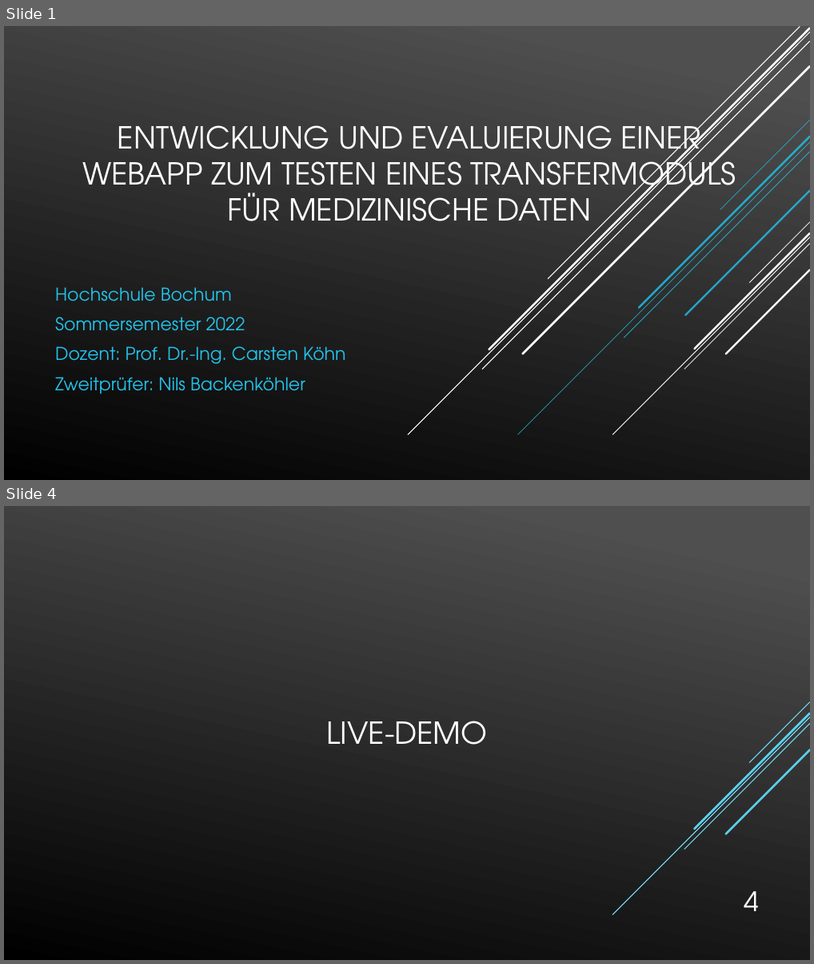
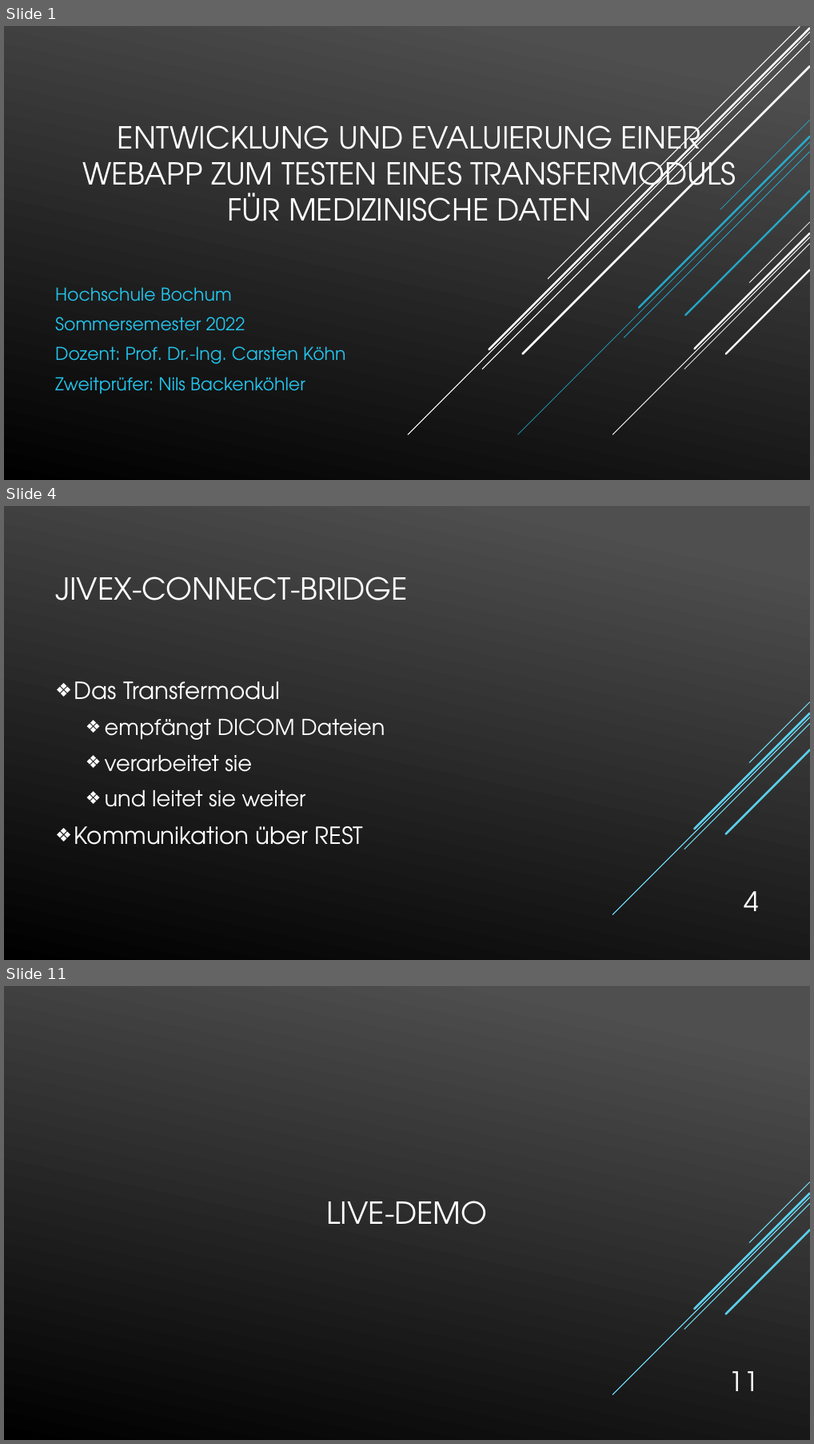
Before and after one commit to Tura92/Bachelorarbeit, a slide deck: Kolloquium Präsentation.pptx. Shown one above the other, each under a label of ours: slides 1 and 4 before the commit, slides 1, 4 and 11 after it; the slides between them are not shown. The pictures are 814x964 and 814x1444 pixels, drawn with LibreOffice and Linux fonts; fonts in the diff are those of the drawing. Boxes give left, top, right and bottom in pixels: in the first picture for what was removed or moved away, otherwise in the second. Text is boxed around its words. In the diff, an @@ line names an element or a change of style, - is before the commit and + after.

```diff
--- a/Kolloquium Präsentation.pptx
+++ b/Kolloquium Präsentation.pptx
@@ slide 4 added at box(4, 506, 810, 960), background gradient #4F4F4F to #000000; not listed: 5 template elements that a slide beside it also shows @@
@@ title added at box(55, 576, 408, 600), 36 pt, text #FFFFFF @@
+JIVEX-CONNECT-BRIDGE
@@ text added at box(74, 681, 385, 844), 26 pt, text #FFFFFF @@
+❖ Das Transfermodul
+  ❖ empfängt DICOM Dateien
+  ❖ verarbeitet sie
+  ❖ und leitet sie weiter
+❖ Kommunikation über REST
@@ group added at box(613, 702, 810, 914): 5 lines @@
@@ page number added at box(744, 891, 759, 911), 32 pt, text #FFFFFF @@
+4
@@ what was slide 4 is now slide 11 @@
@@ page number at box(729, 1371, 758, 1391): text changed @@
-4
+11
```
Also in this commit, not shown: 1 slide changed, 8 other slides added, 1 slide removed.
